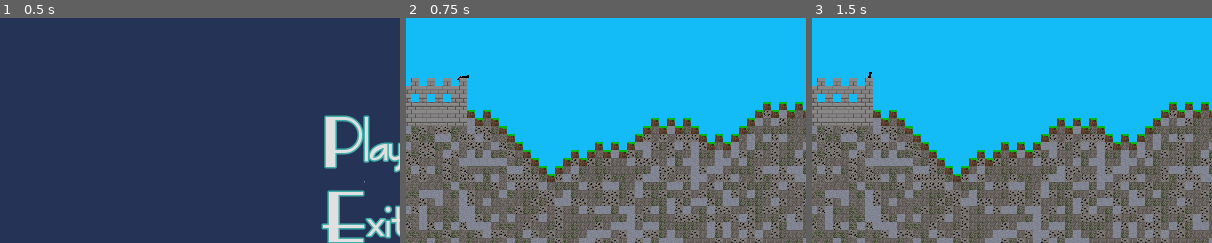
Above: before the commit, frames 1-3 (left to right).
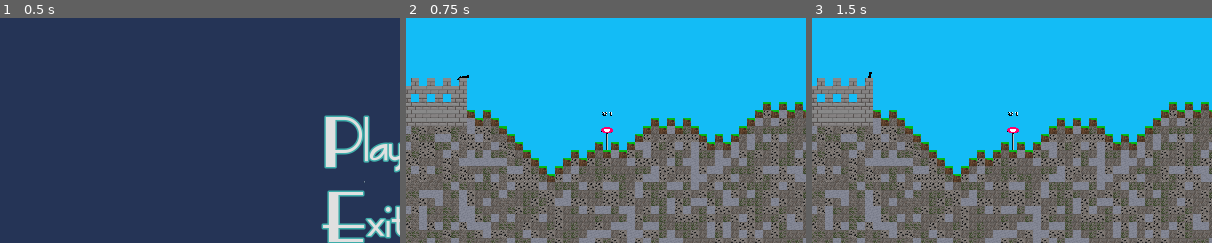
Above: after the commit, the same moments.

Repository: Coding-4Fun/Just4Fun_Mini_Shootergame
Game: Godot game, scene res://UI/MainMenuUI.tscn
Two runs of this game, one before a commit and one after it. Both use one fixed random seed, a clock stepped at 60 frames per second and the inputs below.
Inputs:
- Up to frame 1 (0.5 s): no input
- Up to frame 2 (0.75 s): click "Play" at 0.5 s
- Up to frame 3 (1.5 s): click "Restart" at 1.25 s
The pictures show only the part of the screen within x 4-54%, y 29-79%; the shares and areas given below are measured in that part.

Frame 1 is identical in both runs. In frame 2, 0.1% of the frame differs, in the area x 48-52%, y 41-59%; in frame 3, 0.1%.
Error before the commit: Assertion failed. (res://MainGame.gd:87)

Commit message:
Rem: Nicht benötigte Zeilen entfernt Chg: Signal statt func für neues Target ===: func Add_Dummy() entfernt

Diff:
--- a/MainGame.gd
+++ b/MainGame.gd
@@ -16,19 +16,13 @@
 
 func _ready():
 #	print("Main: _ready()")
-#	if !is_connected("UIScoreChange", Preloads.UIMain, "_on_UIScore_Change"):
-#		var _res = connect("UIScoreChange", Preloads.UIMain, "_on_UIScore_Change")
-
 #	Preloads.UIMain.connect("UIResetGame", self, "_on_UI_ResetGame")
-#	Preloads.UIMain.connect("UIdummyTargetTimerChange", Config, "_on_dummytarget_TimerChange")
 
 #	var tmp = connect("CannonReset", Preloads.cannonLeft, "_reset_CannonPower")
 #	if (tmp) != OK:
 #		print("Connect MainGame::_ready() -> Connect to CannonReset Fehlgeschlagen: %s" % tmp)
 
 	Preloads.Map.generate_world_tilemap_base()
-#	$Chunk.generate_world_block_base()
-	pass
 
 
 func _enter_tree() -> void:
@@ -50,7 +44,7 @@
 
 func _on_MainGame_ready() -> void:
 #	add_cannon_left()
-	add_DummyTarget()
+	SignalBus.emit_signal("CreateAndAddNewTarget")
 	pass
 
 
@@ -66,35 +60,7 @@
 		cannonLeft.position = pos
 
 
-func add_DummyTarget():
-	randomize()
-
-#	var rand = ceil(rand_range(Preloads.Map.mod, Preloads.Map.world_tiles_x))
-	var tiles = Preloads.Map.get_used_cells_by_id(0)
-
-	var randtile = ceil(rand_range(10, tiles.size()-1))
-
-	target = Preloads.DummyTarget.instance()
-	var tile_coord = tiles[ceil(randtile)]
-	var posi = Preloads.Map.map_to_world(tile_coord)
-	posi.x += 8
-	target.position = posi
-	target.score += int(randtile)
-#	target.get_transform().scaled(Vector2(1,1))
-	target.autoDespawn = Config.config_data["Game"]["DummyTarget"]["TimerEnabled"]
-
-	if !target.is_connected("Hit", self, "_on_Dummy_Hited"):
-		assert(target.connect("Hit", self, "_on_Dummy_Hited")==OK)
-
-	Preloads.DummyTargetGroup.add_child(target)
-
-
-func _on_Dummy_Hited(score : int) -> void:
-	SignalBus.emit_signal("UIScoreChange", score)
-	add_DummyTarget()
-
-
-func _on_UI_ResetGame() -> void:
+#func _on_UI_ResetGame() -> void:
 #	print("Main: UIResetGame_Signal")
 #	ToDo:
 #	Vor dem generieren bei Reset
@@ -103,34 +69,15 @@
 	get_tree().call_group("Shoots", "queue_free")
 	yield(get_tree(), "idle_frame")
 #	emit_signal("CannonReset")
-#	add_DummyTarget()
+#	emit_signal("CreateAndAddNewTarget")
+#	add_cannon_left(pos)
+#	pass
 
-#	add_cannon_left(pos)
-
-#	tank.can_shoot = true
-#	line.hide()
 
 
 #func update_trajectory():
-#	line.clear_points()
-#	var v = barrel.global_transform.x * tank.bullet_speed
-#	var p = muzzle.global_position
-#	for i in num_points:
-#		line.add_point(p)
-#		v.y += tank.gravity * dt
-#		p += v * dt
-#		if p.y > $Ground.position.y - 25:
-#			break
 #	pass
 
 
 #func add_Castles():
-#	castleleft.position = TerrainLine.points[0]
-#	castleleft.modulate = Color.red
-#
-#	castleright.position = TerrainLine.points[TerrainLine.points.size()-2]
-#	castleright.modulate = Color.green
-#
-#	add_child(castleleft)
-#	add_child(castleright)
 #	pass
